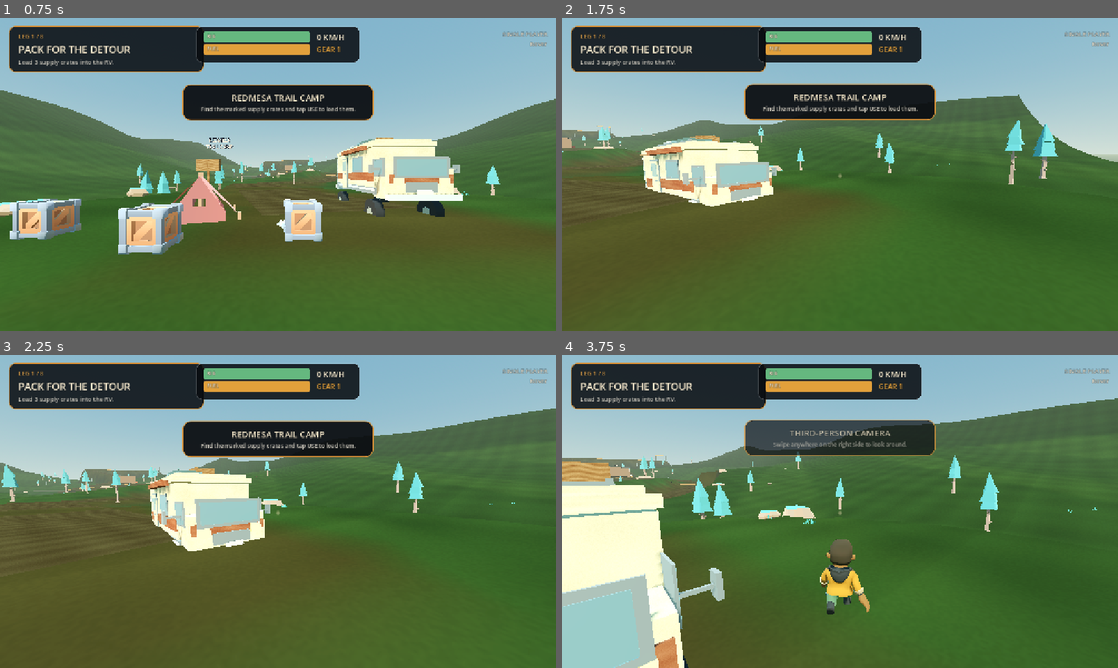
Above: before the commit, frames 1-4 (two rows, left to right).
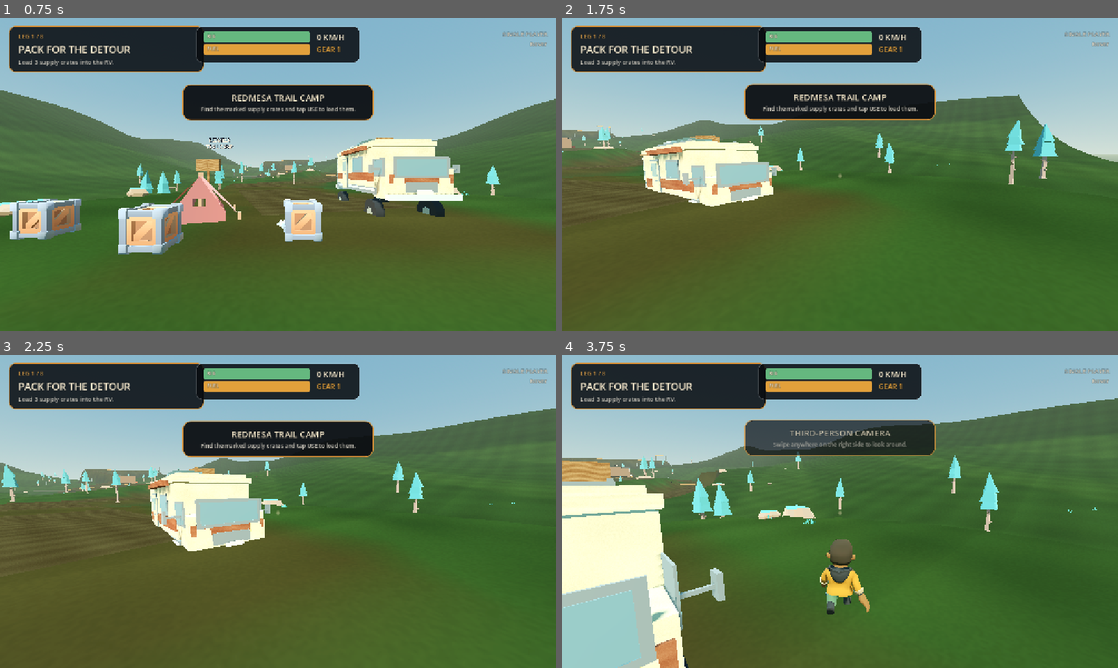
Above: after the commit, the same moments.

Repository: piyushkumarexe/Game
Game: Godot game, scene res://scenes/main.tscn
The game is run twice, just before and just after one commit, with the same random seed, the same clock (stepped at 60 frames per second) and the same inputs.
Inputs (mouse positions are in pixels of both pictures, inside the frame that each line leads up to):
- Up to frame 1 (0.75 s): click "START SINGLE-PLAYER EXPEDITION" at 0.5 s
- Up to frame 2 (1.75 s): move the mouse to (867, 174) at 1.27 s; hold W (move_forward) from 1.28 s (still down); tap E (interact) at 1.35 s; click (867, 174) at 1.42 s
- Up to frame 3 (2.25 s): keep holding W (move_forward); move the mouse to (250, 511) at 2.02 s; tap F (primary) at 2.1 s
- Up to frame 4 (3.75 s): keep holding W (move_forward); move the mouse to (851, 505) at 2.77 s; hold Shift (sprint) 2.78-3.53 s; move the mouse to (834, 517) at 3.52 s; tap C (toggle_view) at 3.6 s; click (834, 517) at 3.67 s

Frame 1 is identical in both runs. In frame 2, less than 0.1% of the frame differs, in the area x 16-37%, y 39-59%; in frame 3, less than 0.1%; in frame 4, 0.6%, in the area x 0-30%, y 33-100%.

Commit message:
Tune camper braking and grounded stability
Co-authored-by: arena-agent <297053741+arena-agent@users.noreply.github.com>

Diff:
--- a/scripts/vehicles/rv_controller.gd
+++ b/scripts/vehicles/rv_controller.gd
@@ -67,6 +67,7 @@
 		return
 	safe_spawn_seconds = maxf(0.0, safe_spawn_seconds - delta)
 	_stabilize_motion()
+	_apply_grounded_stability(delta)
 	_simulate_driver(delta)
 	_simulate_winch(front_winch, _front_hook_position(), delta)
 	_simulate_winch(rear_winch, _rear_hook_position(), delta)
@@ -213,19 +214,35 @@
 	if health <= 0.0:
 		GameSession.run_finished.emit(false)
 
+func _apply_grounded_stability(_delta: float) -> void:
+	var contact_count := 0
+	for child: Node in get_children():
+		if child is VehicleWheel3D and (child as VehicleWheel3D).is_in_contact():
+			contact_count += 1
+	if contact_count < 2:
+		return
+	# A tall camper needs anti-roll resistance, not teleporting orientation.
+	# Gentle torque keeps weight transfer and bumps while preventing the violent
+	# snap/launch behaviour seen with the old high-centre suspension setup.
+	var up := global_transform.basis.orthonormalized().y
+	var correction_axis := up.cross(Vector3.UP)
+	apply_torque(correction_axis * mass * 3.2 - angular_velocity * mass * 0.42)
+
 func _simulate_driver(delta: float) -> void:
 	var horizontal_speed := Vector2(linear_velocity.x, linear_velocity.z).length()
 	var steering_limit := lerpf(MAX_STEER, 0.20, clampf(horizontal_speed / MAX_SAFE_SPEED, 0.0, 1.0))
 	steering = move_toward(steering, steer_input * steering_limit, delta * 1.8)
 	var parked := driver_peer_id == 0
+	var drive_throttle := maxf(throttle_input, 0.0)
 	if parked or not engine_running or fuel <= 0.0 or health <= 0.0 or gear == 1:
 		engine_force = 0.0
 	else:
 		var health_factor := lerpf(0.42, 1.0, health / 100.0)
 		var speed_factor := clampf((MAX_SAFE_SPEED - linear_velocity.length()) / 8.0, 0.0, 1.0)
-		engine_force = throttle_input * GEAR_RATIOS[gear] * MAX_ENGINE_FORCE * health_factor * speed_factor
-		fuel = maxf(0.0, fuel - absf(throttle_input) * delta * 0.16)
-	brake = 95.0 if parked else (82.0 if handbrake_input else (24.0 if absf(throttle_input) < 0.05 else 0.0))
+		engine_force = drive_throttle * GEAR_RATIOS[gear] * MAX_ENGINE_FORCE * health_factor * speed_factor
+		fuel = maxf(0.0, fuel - drive_throttle * delta * 0.16)
+	var service_brake := throttle_input < -0.10
+	brake = 95.0 if parked else (82.0 if handbrake_input else (42.0 if service_brake else (24.0 if drive_throttle < 0.05 else 0.0)))
 	var up_alignment := global_transform.basis.orthonormalized().y.dot(Vector3.UP)
 	upside_down_seconds = upside_down_seconds + delta if up_alignment < -0.35 else 0.0
 	# Recover immediately once the RV leaves the playable basin. Waiting for a
